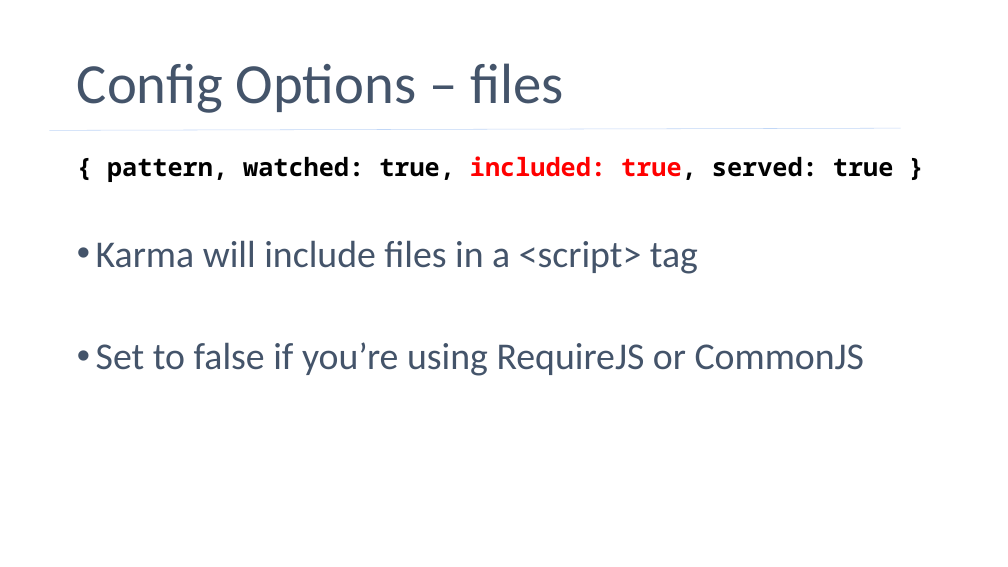
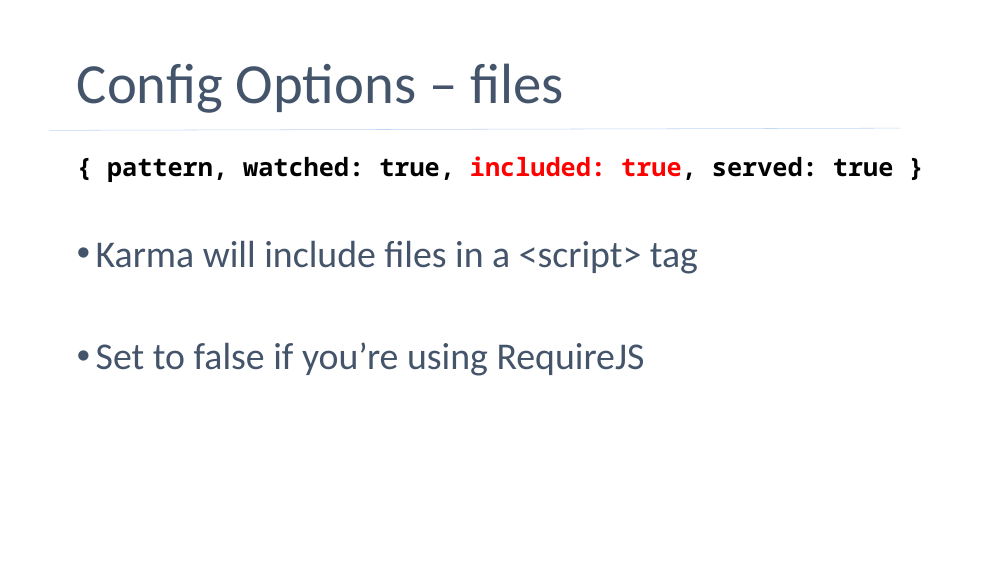
Before and after one commit to phillipskevin/karma-demo, a slide deck: slide 8 of karma-demo-slides.pptx. Drawn at 1008x567 pixels with LibreOffice and Linux fonts; fonts in the diff are those of the drawing. Boxes give left, top, right and bottom in pixels: in the first picture for what was removed or moved away, otherwise in the second. Text is boxed around its words. In the diff, an @@ line names an element or a change of style, - is before the commit and + after.

Commit message:
removing reference to commonjs

```diff
--- a/karma-demo-slides.pptx
+++ b/karma-demo-slides.pptx
@@ text at <box>96,342,645,376</box>: text changed @@
-• Set to false if you’re using RequireJS or CommonJS
+• Set to false if you’re using RequireJS
```
